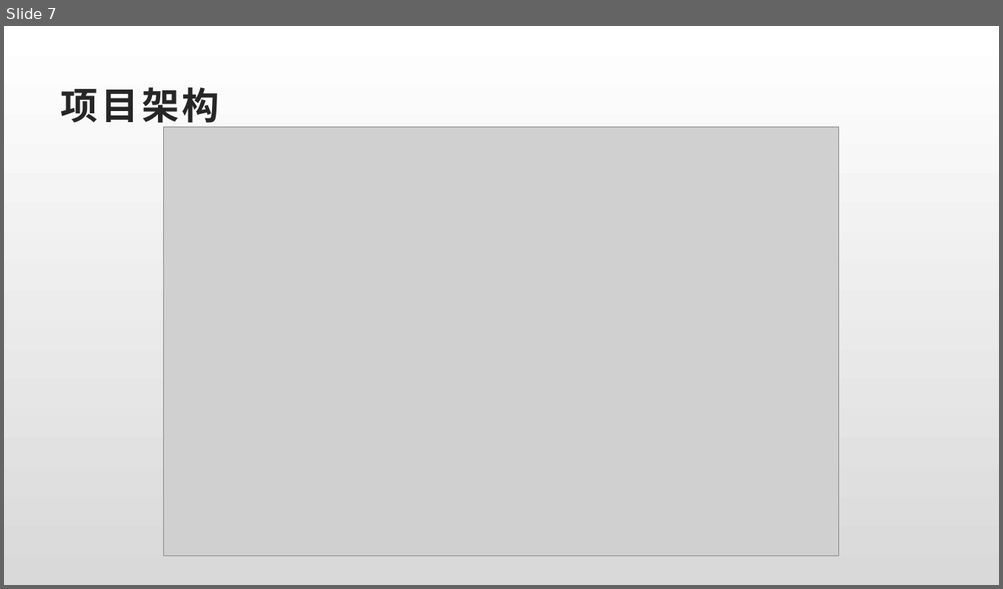
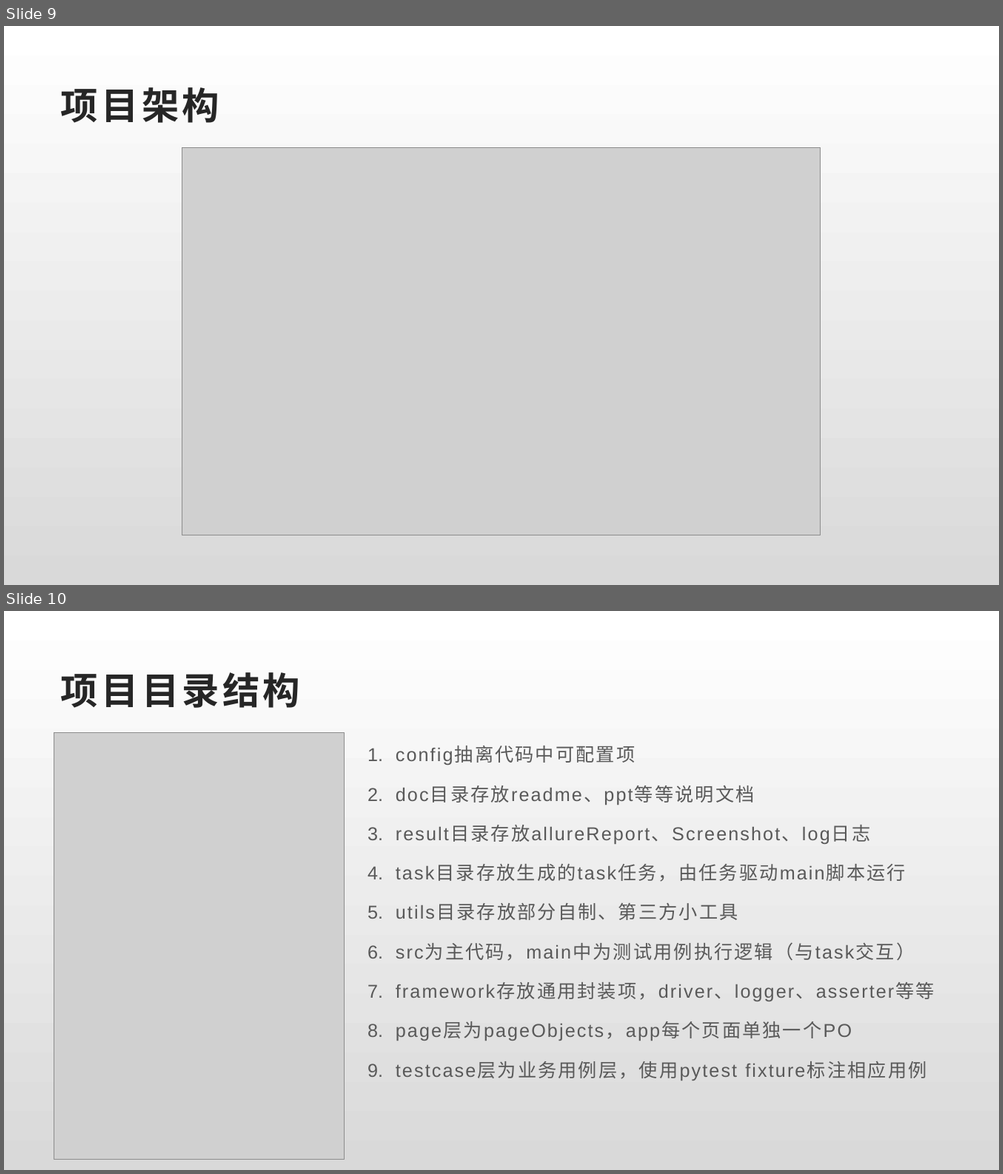
Before and after one commit to julystone/alistar_github_version, a slide deck: doc/基于Appium的 App UI自动化框架.pptx. Shown one above the other, each under a label of ours: slide 7 before the commit, slides 9 and 10 after it. The pictures are 1003x589 and 1003x1174 pixels, drawn with LibreOffice and Linux fonts; fonts in the diff are those of the drawing; grey boxes stand for pictures. Boxes give left, top, right and bottom in pixels: in the first picture for what was removed or moved away, otherwise in the second. Text is boxed around its words. In the diff, an @@ line names an element or a change of style, - is before the commit and + after.

```diff
--- a/doc/基于Appium的 App UI自动化框架.pptx
+++ b/doc/基于Appium的 App UI自动化框架.pptx
@@ slide 10 added at bbox=[4, 611, 999, 1170], background gradient #FFFFFF to #D9D9D9 @@
@@ title added at bbox=[61, 672, 300, 708], 36 pt, text #262626, bold @@
+项目目录结构
@@ picture added at bbox=[54, 732, 344, 1160] @@
@@ text added at bbox=[395, 746, 934, 1081], 18 pt, text #595959 @@
+1. config抽离代码中可配置项
+2. doc目录存放readme、ppt等等说明文档
+3. result目录存放allureReport、Screenshot、log日志
+4. task目录存放生成的task任务，由任务驱动main脚本运行
+5. utils目录存放部分自制、第三方小工具
+6. src为主代码，main中为测试用例执行逻辑（与task交互）
+7. framework存放通用封装项，driver、logger、asserter等等
+8. page层为pageObjects，app每个页面单独一个PO
+9. testcase层为业务用例层，使用pytest fixture标注相应用例
@@ what was slide 7 is now slide 9 @@
@@ slide 9 changed as well @@
@@ picture: place and size @@
-picture at bbox=[164, 127, 839, 557]
+picture at bbox=[182, 147, 820, 536]
```
Also in this commit, not shown: 5 other slides changed, 8 other slides added, 3 slides removed, 12 other files.
